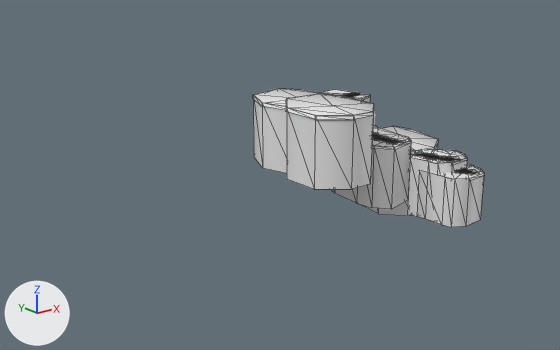
The glTF model Levels/Level 1/ImportedAssets/section_02.glb, before and after one commit.
Rendered twice from a 50 mm camera at (-218.4, -62.0, 68.5) aimed at (-58.0, 138.5, -11.7). The lights are fixed; the arrows at lower left show +X, +Y and +Z. The first picture is the older version. Mesh edges are drawn as thin lines. Objects named as collision shapes, trigger or cutter boxes, shadow casters or lower levels of detail are left out. Where no turn or scale is listed for an object, it has been applied to the vertices. Vertices at exactly the same position are counted once.

Names of what the first picture shows: 'Deslevel.019', 'Deslevel.020', 'Deslevel.021', 'Deslevel.022', 'Deslevel.023', 'Deslevel.024', 'floor_path.002' and 1 more.
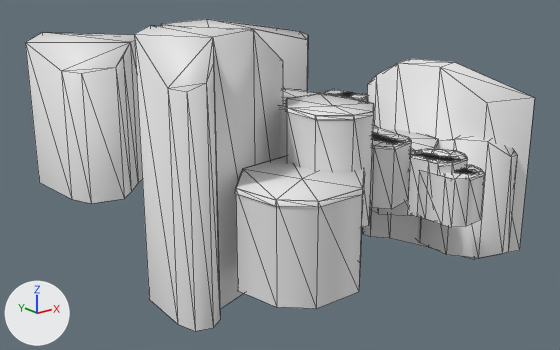
Where the change shows, as pixel boxes [x1, y1, x2, y2] in the pictures (560 x 350 px; the box of a moved part takes in the faces that stretch with it):
'Deslevel.028', added
    after: [134, 25, 283, 331]
'Deslevel.038', added
    after: [25, 19, 308, 204]
'Deslevel.030', added
    after: [235, 156, 364, 308]
'Deslevel.025', added
    after: [362, 59, 534, 259]
'Deslevel.022', reshaped (40% taller)
    before: [286, 93, 374, 189]
    after: [286, 93, 374, 228]
'Deslevel.029', added
    after: [418, 136, 517, 258]
'Deslevel.024', reshaped
    before: [252, 88, 325, 173]
    after: [280, 89, 325, 158]
part 1 of me_cube_032, added
    after: [438, 162, 452, 167]
part 2 of me_cube_034, moved or reshaped
    before: [287, 112, 373, 189]
    after: [287, 112, 373, 228]
part 3 of me_cube_038, moved or reshaped
    before: [253, 99, 287, 173]
    after: [280, 110, 287, 158]

The change, as a diff of the scene's bpy script:
```diff
--- a/Levels/Level 1/ImportedAssets/section_02.glb.py
+++ b/Levels/Level 1/ImportedAssets/section_02.glb.py
@@ me_cube_032 @@
 # verts and faces of me_cube_032; kept vertices keep their numbers, new ones are numbered from 36
-me_cube_032.from_pydata(...)  # 36 vertices, 42 faces; spans x -11.0..5.2, y -10.4..4.2, z -16.8..0.0
+me_cube_032.from_pydata(...)  # 37 vertices, 44 faces; spans x -11.0..5.2, y -10.4..4.2, z -16.8..0.0
+# me_cube_032 part 1
+verts[36] = (-9.6, -8.6, -1.0)  # pixel (437, 167)
+faces += [(0, 1, 36), (1, 7, 36)]
 me_cube_032.materials.append(mat_scenariomaterial)
@@ me_cube_034 @@
-me_cube_034.from_pydata(...)  # 33 vertices, 40 faces; spans x -10.4..14.0, y -14.1..15.1, z -20.8..0.0
+me_cube_034.from_pydata(...)  # 33 vertices, 40 faces; spans x -10.4..14.0, y -14.1..15.1, z -33.2..0.0
+# me_cube_034 part 2
+for i in [*range(25, 33)]: me_cube_034.vertices[i].co += Vector((0.0, 0.0, -12.4))
 me_cube_034.materials.append(mat_scenariomaterial)
@@ me_cube_038 @@
-me_cube_038.from_pydata(...)  # 33 vertices, 40 faces; spans x -11.2..14.5, y -14.1..17.0, z -20.8..0.0
+me_cube_038.from_pydata(...)  # 33 vertices, 40 faces; spans x -11.2..14.5, y -14.1..17.0, z -29.9..0.0
+# me_cube_038 part 3
+for i in [*range(25, 33)]: me_cube_038.vertices[i].co += Vector((0.0, 0.0, -9.2))
 me_cube_038.materials.append(mat_scenariomaterial)
@@ ob_deslevel_038 @@
+ob_deslevel_038 = bpy.data.objects.new('Deslevel.038', me_cube_065)  # 72 vertices, 102 faces; spans x 141.1..274.7, y 57.9..138.2, z -13.4..38.8; in mat_scenariomaterial (white #e7e7e7)
+ob_deslevel_038.location = (-266.9, 93.0, -3.9)
@@ ob_deslevel_030 @@
+ob_deslevel_030 = bpy.data.objects.new('Deslevel.030', me_cube_039)  # 33 vertices, 40 faces; spans x -16.1..26.6, y -33.3..3.2, z -34.4..-5.5; in mat_scenariomaterial (white #e7e7e7)
+ob_deslevel_030.location = (-93.6, 104.4, 11.7)
@@ ob_deslevel_029 @@
+ob_deslevel_029 = bpy.data.objects.new('Deslevel.029', me_cube_037)  # 24 vertices, 34 faces; spans x 4.0..23.1, y -15.0..12.4, z -27.0..11.5; in mat_scenariomaterial (white #e7e7e7)
+ob_deslevel_029.location = (-35.6, 89.6, -3.9)
@@ ob_deslevel_028 @@
+ob_deslevel_028 = bpy.data.objects.new('Deslevel.028', me_cube_036)  # 24 vertices, 34 faces; spans x -2.3..46.8, y -41.3..2.9, z -28.0..47.3; in mat_scenariomaterial (white #e7e7e7)
+ob_deslevel_028.location = (-120.6, 134.9, -3.9)
@@ ob_deslevel_025 @@
+ob_deslevel_025 = bpy.data.objects.new('Deslevel.025', me_cube_035)  # 18 vertices, 22 faces; spans x 4.9..35.6, y -26.0..20.1, z -21.3..39.3; in mat_scenariomaterial (white #e7e7e7)
+ob_deslevel_025.location = (-42.5, 101.0, -11.2)
```
